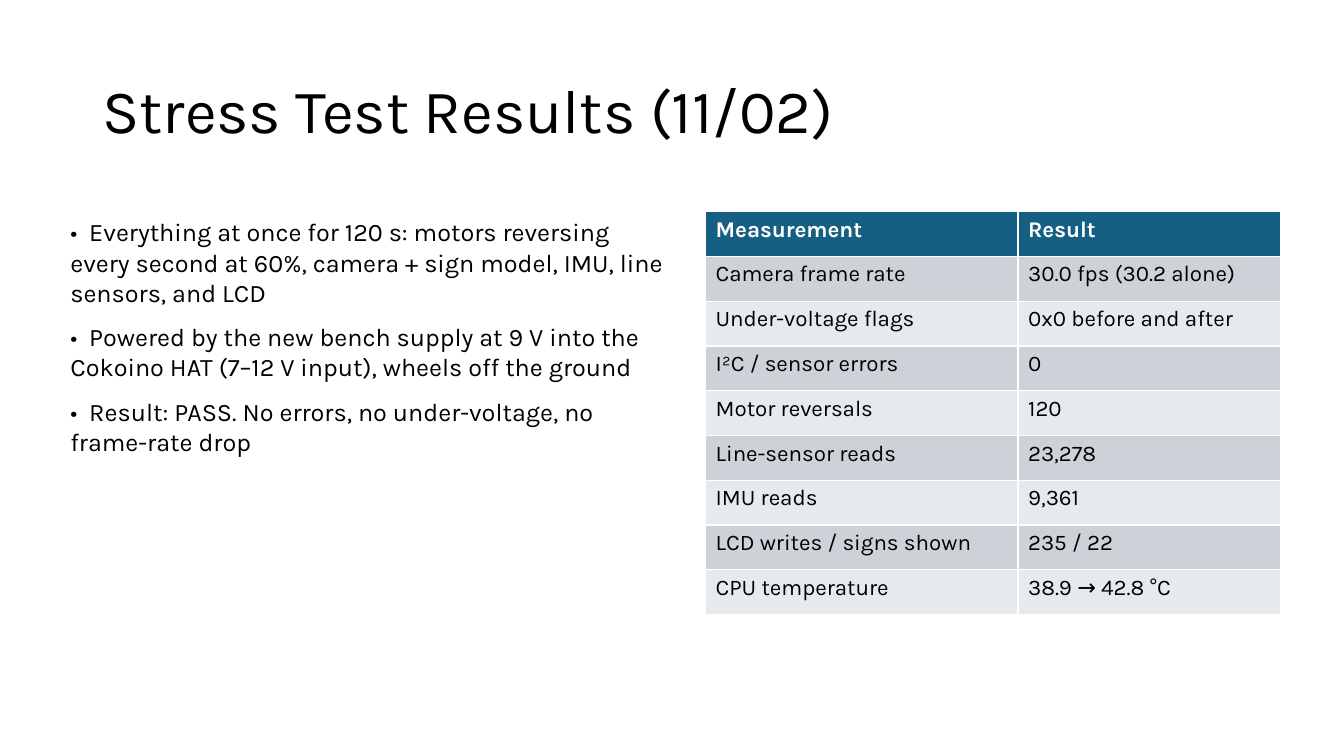
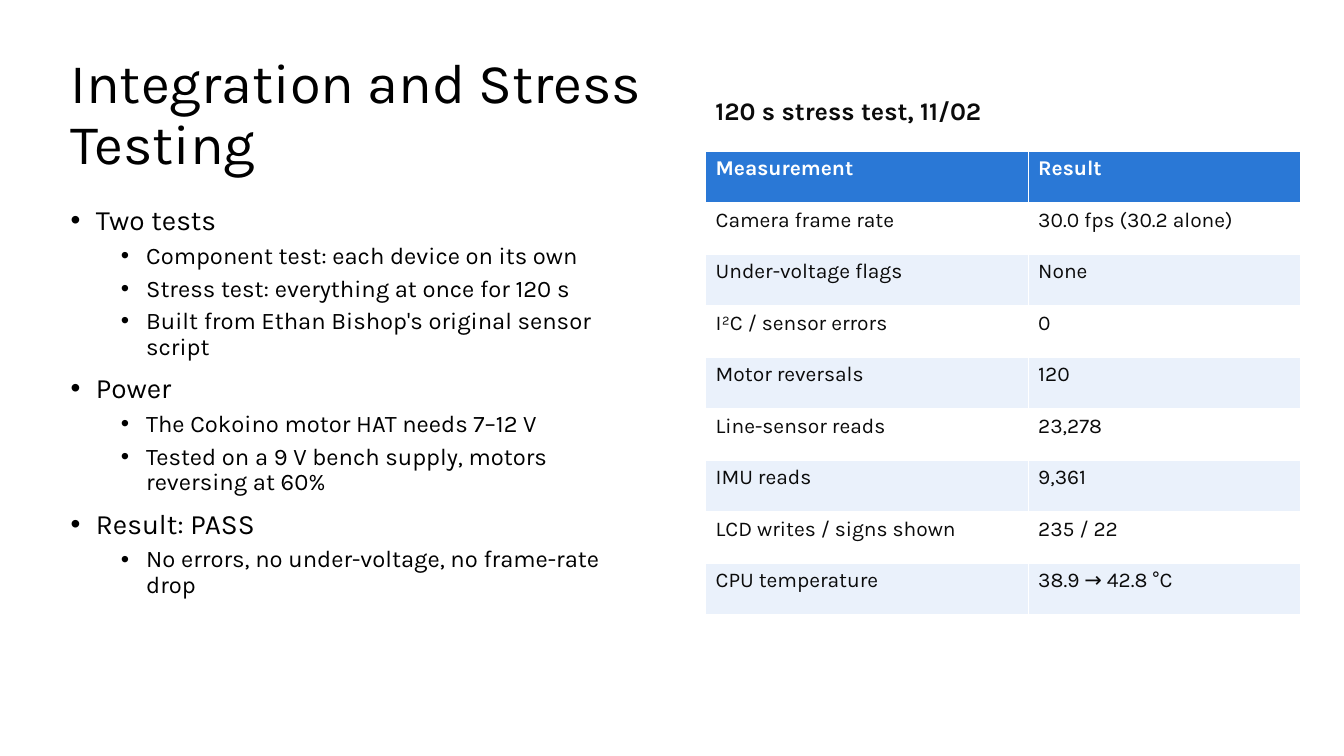
Before and after one commit to EthanWellsSr/BuggyBot, a slide deck: slide 5 of Weekly Reports/slides/1-ethan-wells.pptx (slide 3 before the commit). Drawn at 1344x756 pixels with LibreOffice and Linux fonts; fonts in the diff are those of the drawing. Boxes give left, top, right and bottom in pixels: in the first picture for what was removed or moved away, otherwise in the second. Text is boxed around its words. In the diff, an @@ line names an element or a change of style, - is before the commit and + after.

Commit message:
Add Ethan Wells's final presentation slides and the assembled Semester 1 deck, and fix chart name collisions and layout fallback in assemble_deck.py.

```diff
--- a/Weekly Reports/slides/1-ethan-wells.pptx
+++ b/Weekly Reports/slides/1-ethan-wells.pptx
@@ title added at [71,64,642,178], 40 pt, text #000000 @@
+Integration and Stress Testing
@@ title removed at [102,88,833,140] @@
-Stress Test Results (11/02)
@@ text added at [715,101,981,124], 18 pt, text #0B0B0B, bold @@
+120 s stress test, 11/02
@@ table at [706,151,1301,615] @@
-row 3, column 2: 0x0 before and after
+row 3, column 2: None
@@ fill #156082 to #2A78D6 in row 1 @@
@@ fill #CCD2D8 to #FFFFFF in 8 cells @@
@@ fill #E8EAED to #EAF1FB in 8 cells @@
@@ size 16 to 15 pt @@
@@ text colour #000000 to #0B0B0B in "Camera frame rate", "30.0 fps (30.2 alone)", "Under-voltage flags", "I²C / sensor errors" and 11 more places @@
@@ table: place and size @@
-table at [706,212,1280,615]
+table at [706,151,1301,615]
@@ text removed at [70,223,663,457] @@
-• Everything at once for 120 s: motors reversing every second at 60%, camera + sign model, IMU, line sensors, and LCD
-• Powered by the new bench supply at 9 V into the Cokoino HAT (7–12 V input), wheels off the ground
-• Result: PASS. No errors, no under-voltage, no frame-rate drop
@@ text added at [96,212,600,599], 17 pt, text #000000 @@
+• Two tests
+  • Component test: each device on its own
+  • Stress test: everything at once for 120 s
+  • Built from Ethan Bishop's original sensor script
+• Power
+  • The Cokoino motor HAT needs 7–12 V
+  • Tested on a 9 V bench supply, motors reversing at 60%
+• Result: PASS
+  • No errors, no under-voltage, no frame-rate drop
```
Also in this commit, not shown: 5 slides added, 3 slides removed, 3 other files.
